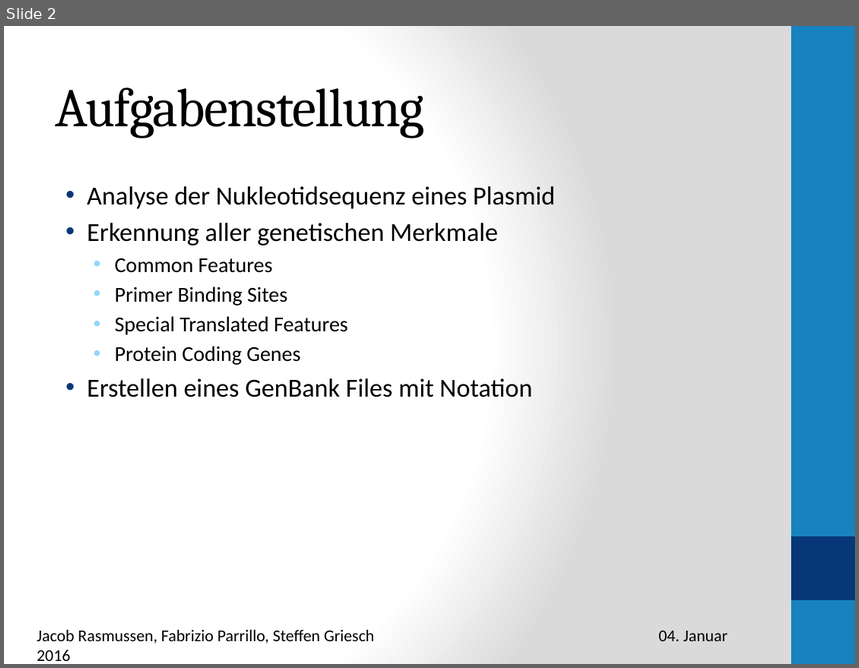
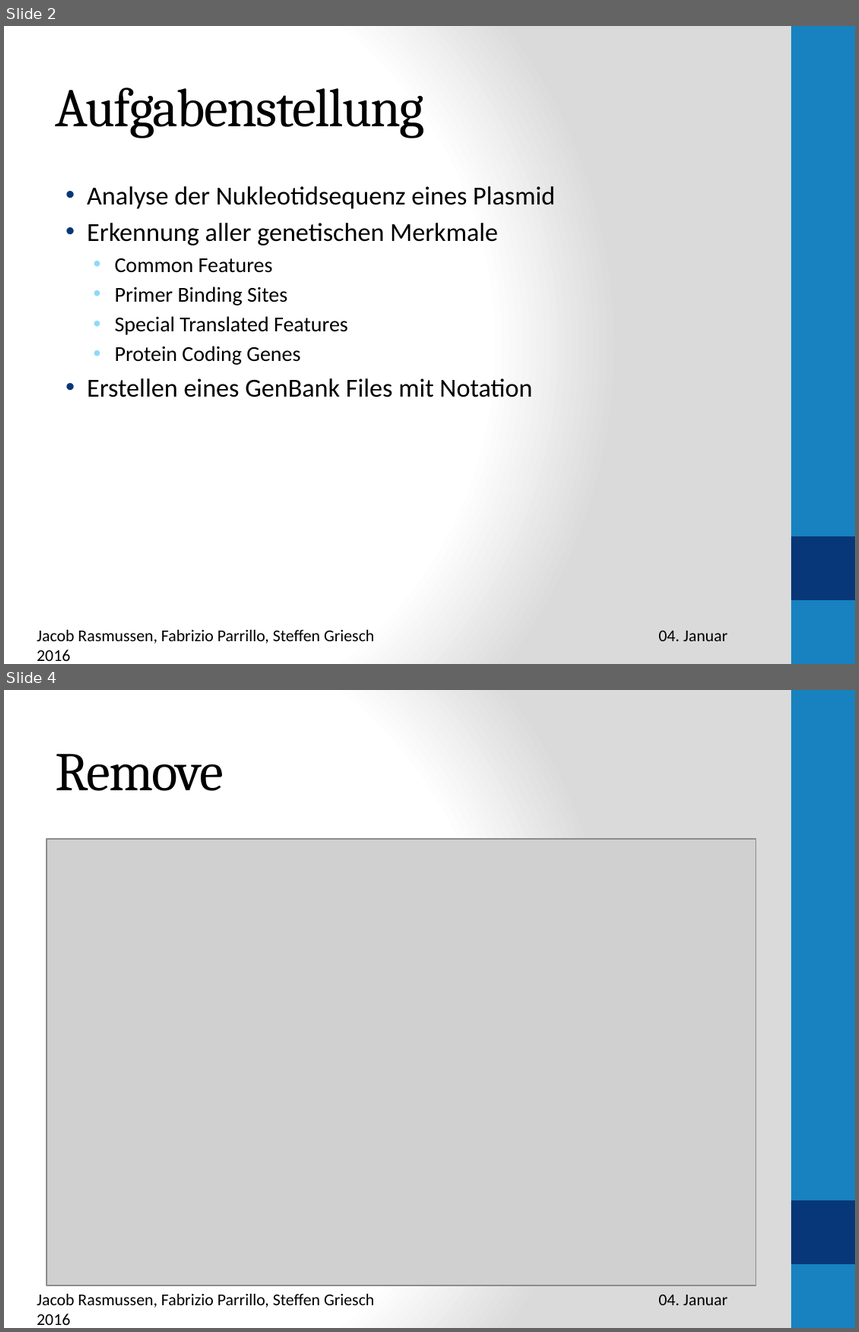
Before and after one commit to rasmussenj/PlasmidSequences, a slide deck: Präsentation1.pptx. Shown one above the other, each under a label of ours: slide 2 before the commit, slides 2 and 4 after it; the slides between them are not shown. The pictures are 859x668 and 859x1332 pixels, drawn with LibreOffice and Linux fonts; fonts in the diff are those of the drawing; grey boxes stand for pictures. Boxes give left, top, right and bottom in pixels: in the first picture for what was removed or moved away, otherwise in the second. Text is boxed around its words. In the diff, an @@ line names an element or a change of style, - is before the commit and + after.

```diff
--- a/Präsentation1.pptx
+++ b/Präsentation1.pptx
@@ slide 4 added at bbox=[4, 690, 855, 1328], background gradient #FFFFFF to #DADADA; not listed: 2 template elements that a slide beside it also shows @@
@@ title added at bbox=[55, 754, 223, 791], 46 pt, text #000000 @@
+Remove
@@ picture added at bbox=[47, 839, 756, 1286] @@
@@ text added at bbox=[37, 1294, 728, 1308], 14 pt, text #000000 @@
+Jacob Rasmussen, Fabrizio Parrillo, Steffen Griesch 04. Januar 2016
```
Also in this commit, not shown: 1 slide changed.
